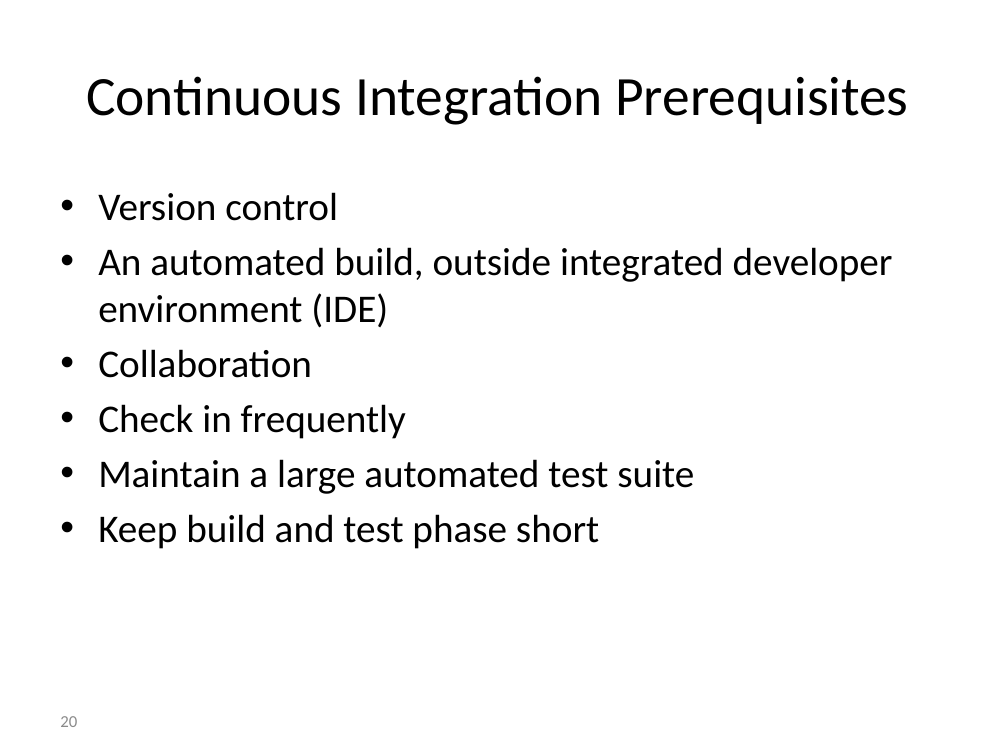
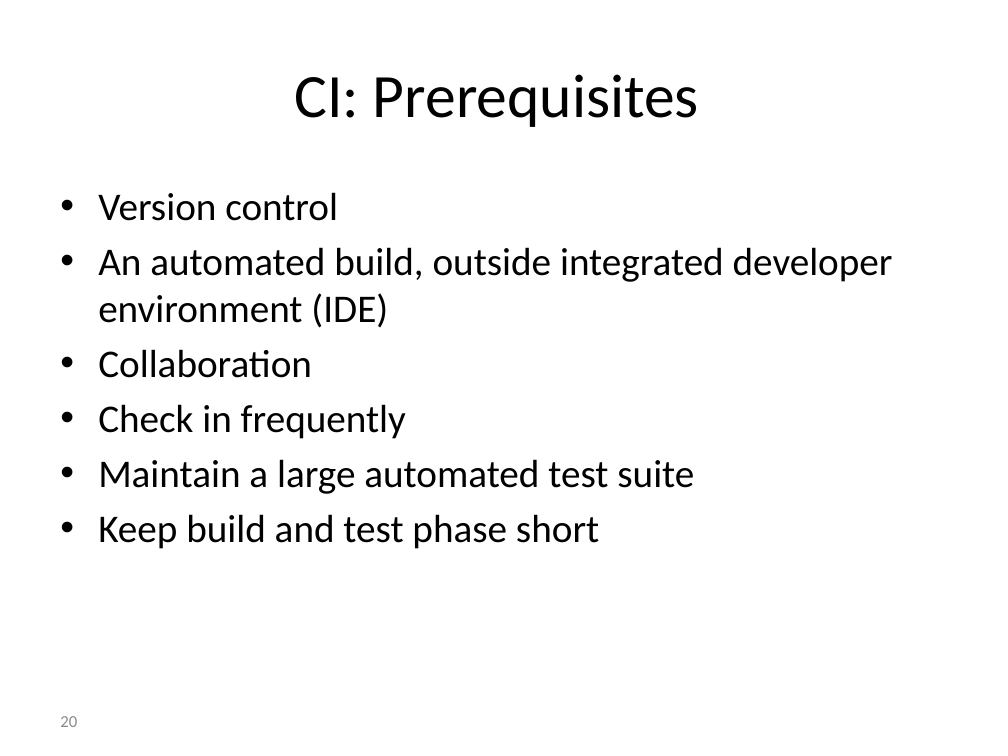
Before and after one commit to browngeek666/DevOpsPres, a slide deck: slide 20 of ALFDevOps.pptx. Drawn at 1008x756 pixels with LibreOffice and Linux fonts; fonts in the diff are those of the drawing. Boxes give left, top, right and bottom in pixels: in the first picture for what was removed or moved away, otherwise in the second. Text is boxed around its words. In the diff, an @@ line names an element or a change of style, - is before the commit and + after.

```diff
--- a/ALFDevOps.pptx
+++ b/ALFDevOps.pptx
@@ title at [294, 74, 699, 127]: text changed; size 39.6 to 44 pt @@
-Continuous Integration Prerequisites
+CI: Prerequisites
```
Also in this commit, not shown: 1 other slide changed, 16 slides added.
